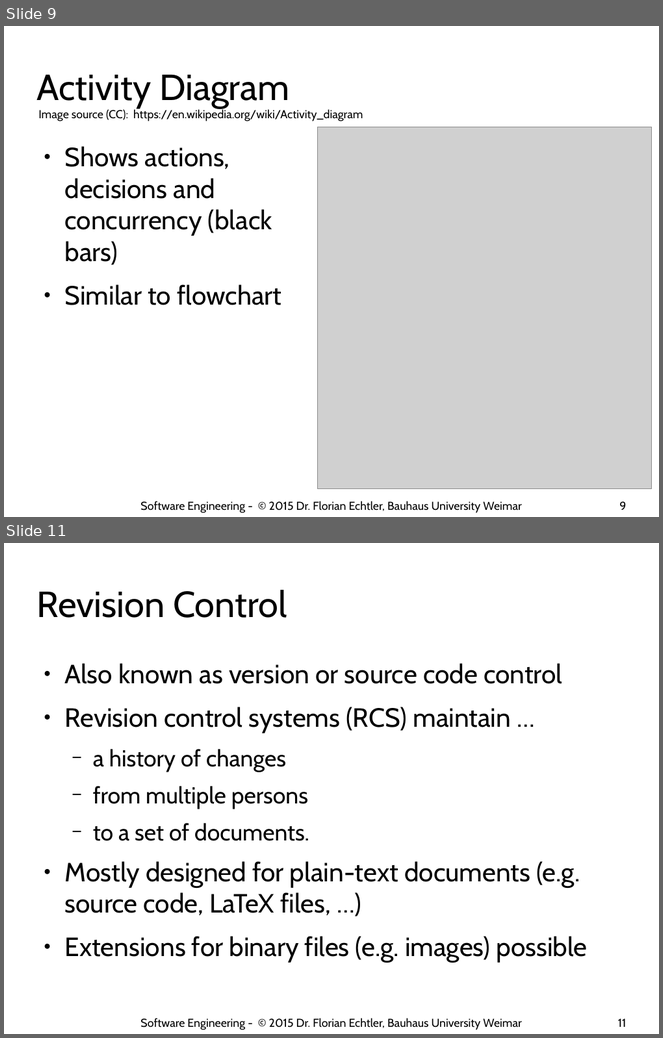
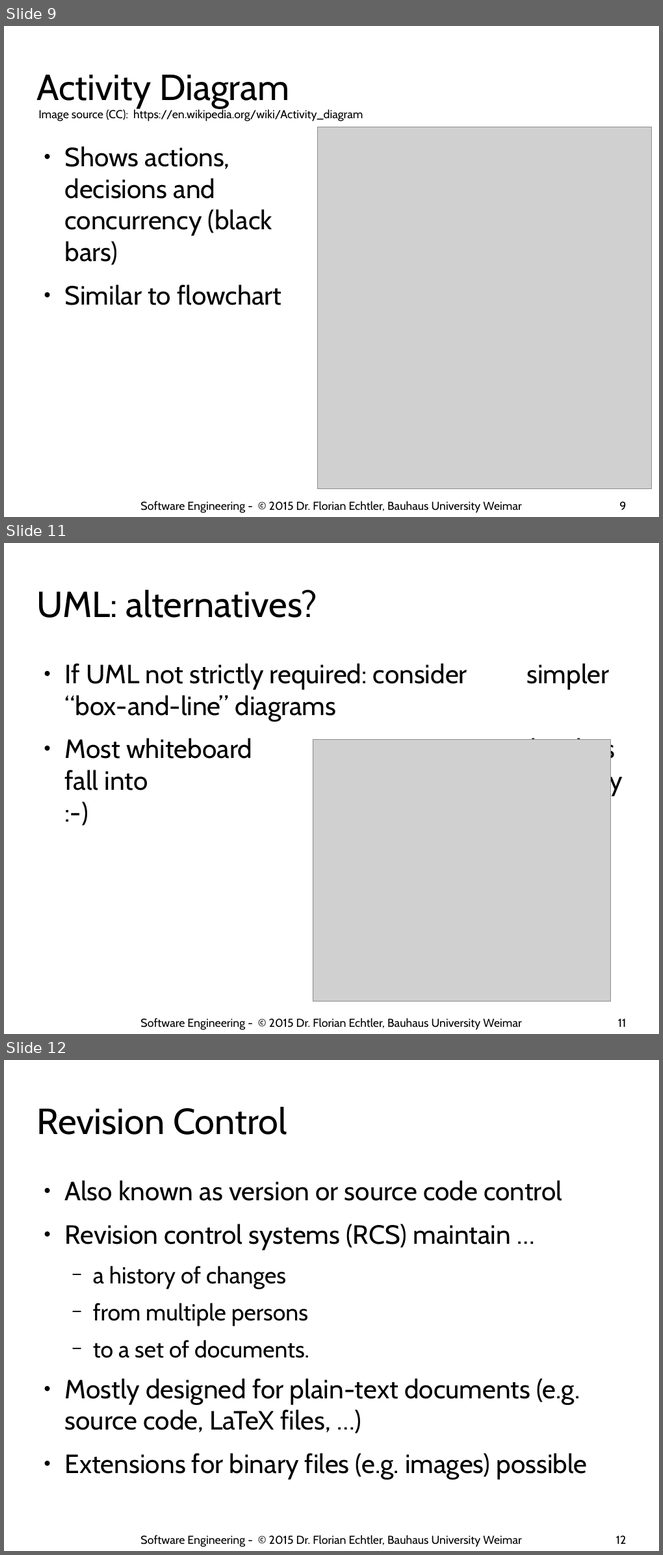
Before and after one commit to floe/software-engineering, a slide deck: 02-best-practices.odp. Shown one above the other, each under a label of ours: slides 9 and 11 before the commit, slides 9, 11 and 12 after it; the slides between them are not shown. The pictures are 663x1038 and 663x1555 pixels, drawn with LibreOffice and Linux fonts; fonts in the diff are those of the drawing; grey boxes stand for pictures; background and template pictures are left out. Boxes give left, top, right and bottom in pixels: in the first picture for what was removed or moved away, otherwise in the second. Text is boxed around its words. In the diff, an @@ line names an element or a change of style, - is before the commit and + after.

```diff
--- a/02-best-practices.odp
+++ b/02-best-practices.odp
@@ slide 11 added at (4,543,659,1034), background #FFFFFF @@
@@ title added at (36,590,318,618), 44 pt, text #000000 @@
+UML: alternatives?
@@ text added at (65,663,623,796), 32 pt, text #000000 @@
+● If UML not strictly required: consider simpler “box-and-line” diagrams
+● Most whiteboard sketches fall into this category :-)
@@ picture added at (313,740,612,1002) @@
@@ text added at (140,1018,521,1031), 14 pt, text #000000 @@
+Software Engineering - © 2015 Dr. Florian Echtler, Bauhaus University Weimar
@@ page number added at (618,1019,627,1027), 14 pt, text #000000 @@
+11
@@ what was slide 11 is now slide 12 @@
@@ page number at (616,1536,627,1544): text changed @@
-11
+12
```
Also in this commit, not shown: 5 slides changed, 1 other slide added.
